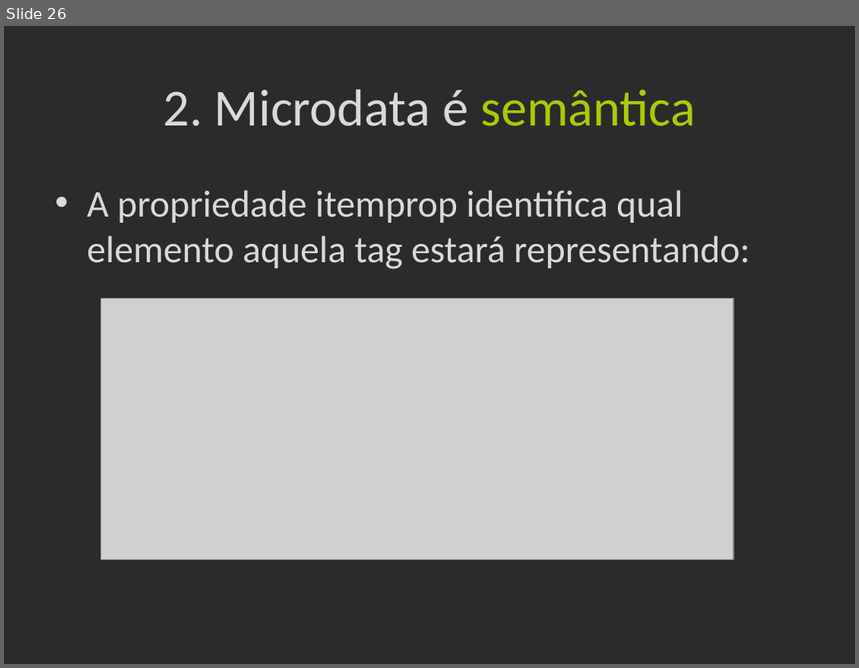
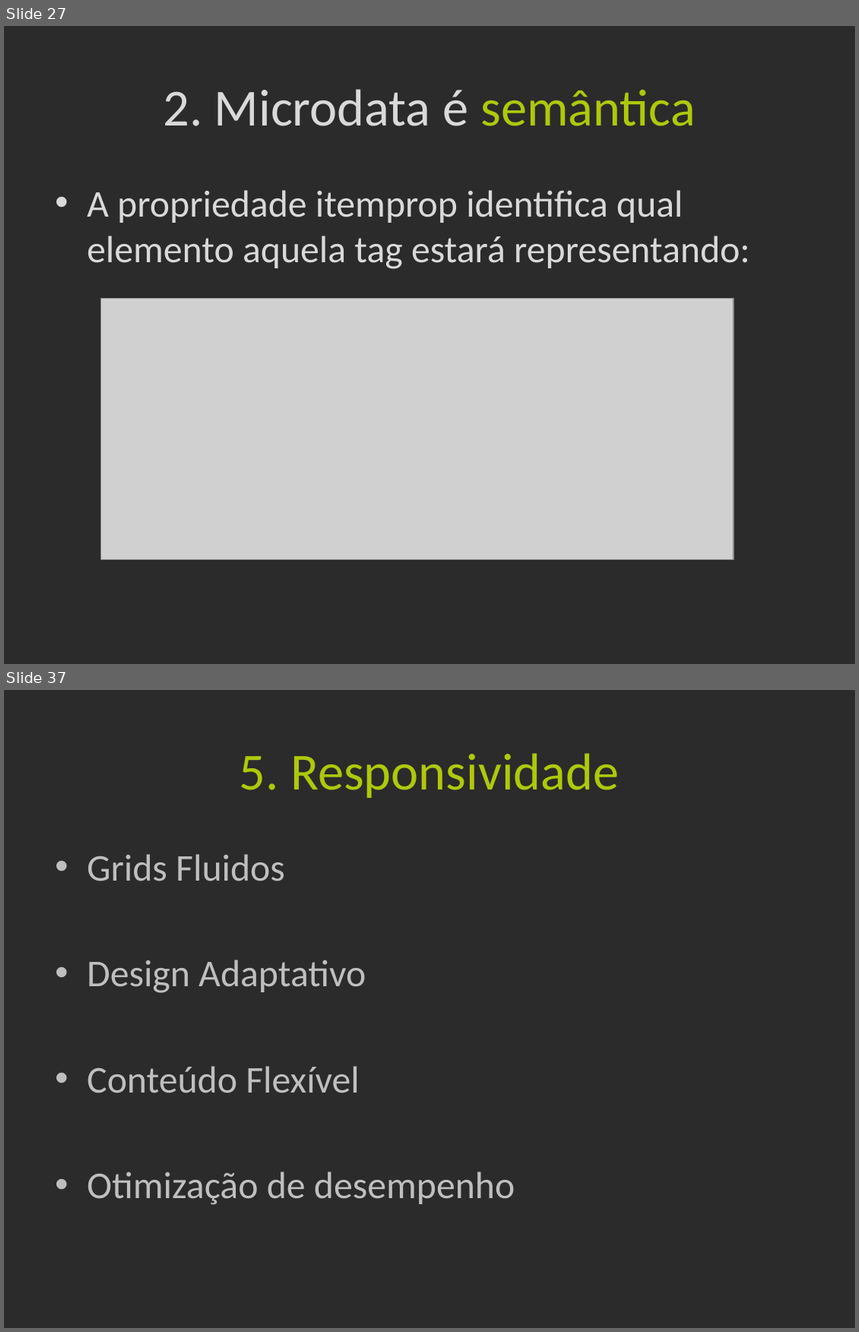
Before and after one commit to Frossard/HTML5-na-pratica, a slide deck: _Presentation/apresentacao.pptx. Shown one above the other, each under a label of ours: slide 26 before the commit, slides 27 and 37 after it; the slides between them are not shown. The pictures are 859x668 and 859x1332 pixels, drawn with LibreOffice and Linux fonts; fonts in the diff are those of the drawing; grey boxes stand for pictures; background and template pictures are left out; a plain dark background stands for a picture behind light text. Boxes give left, top, right and bottom in pixels: in the first picture for what was removed or moved away, otherwise in the second. Text is boxed around its words. In the diff, an @@ line names an element or a change of style, - is before the commit and + after.

```diff
--- a/_Presentation/apresentacao.pptx
+++ b/_Presentation/apresentacao.pptx
@@ slide 37 added at (4, 690, 855, 1328), background picture (left out) @@
@@ title added at (240, 753, 619, 798), 44 pt, text #AEC908 @@
+5. Responsividade
@@ text added at (87, 854, 515, 1205), 32 pt, text #BFBFBF @@
+• Grids Fluidos
+• Design Adaptativo
+• Conteúdo Flexível
+• Otimização de desempenho
@@ what was slide 26 is now slide 27 @@
```
Also in this commit, not shown: 8 slides changed, 18 other slides added, 3 slides removed.
